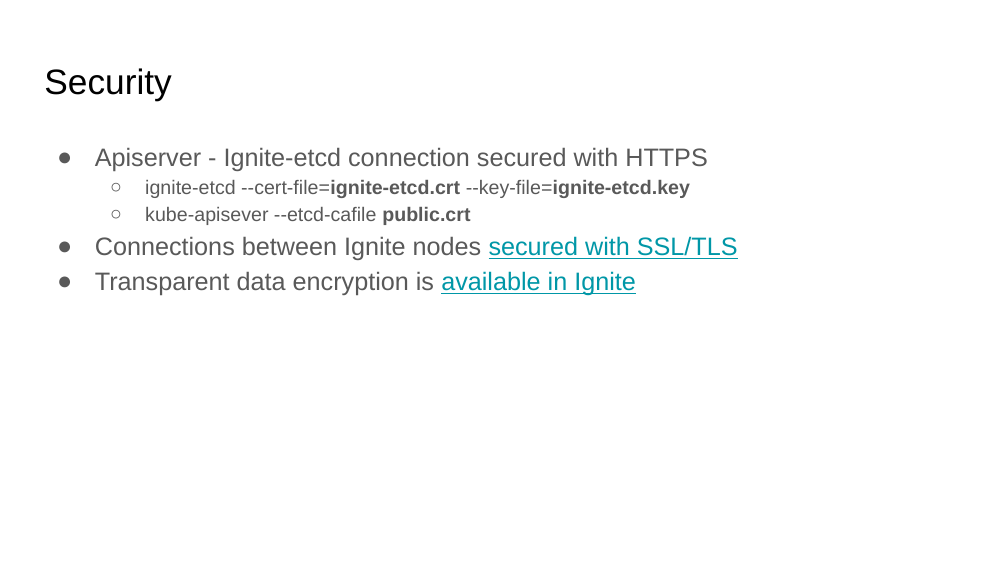
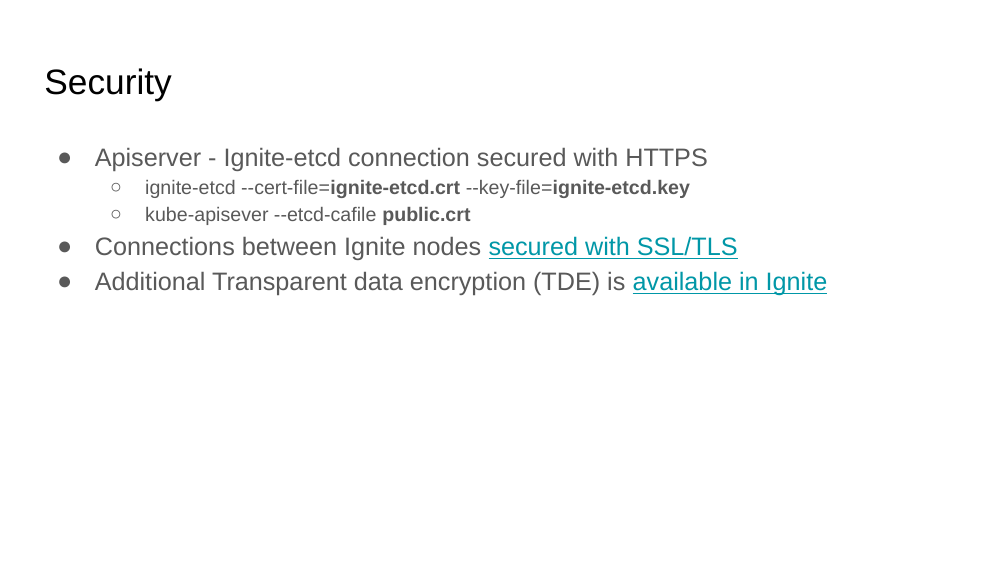
Before and after one commit to gridgain-solutions/ignite-in-k8s, a slide deck: slide 6 of docs/Apache Ignite as Kubernetes Store.pptx. Drawn at 1008x567 pixels with LibreOffice and Linux fonts; fonts in the diff are those of the drawing. Boxes give left, top, right and bottom in pixels: in the first picture for what was removed or moved away, otherwise in the second. Text is boxed around its words. In the diff, an @@ line names an element or a change of style, - is before the commit and + after.

```diff
--- a/docs/Apache Ignite as Kubernetes Store.pptx
+++ b/docs/Apache Ignite as Kubernetes Store.pptx
@@ text at [95, 271, 828, 296]: text changed @@
-● Transparent data encryption is available in Ignite
+● Additional Transparent data encryption (TDE) is available in Ignite
```
Also in this commit, not shown: 2 other slides changed, 1 slide added.
